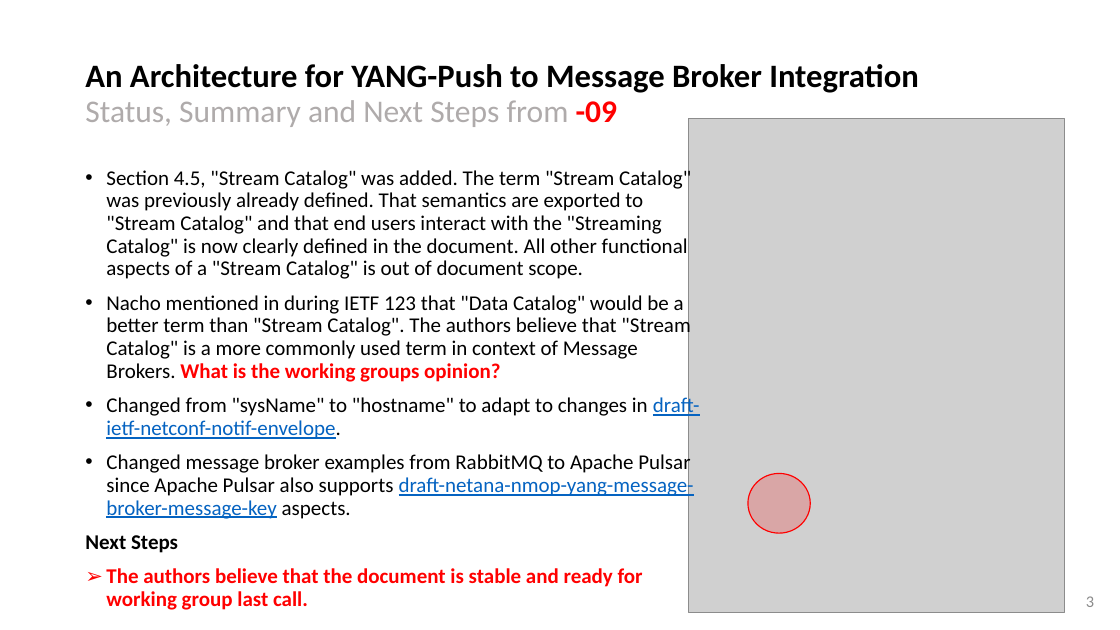
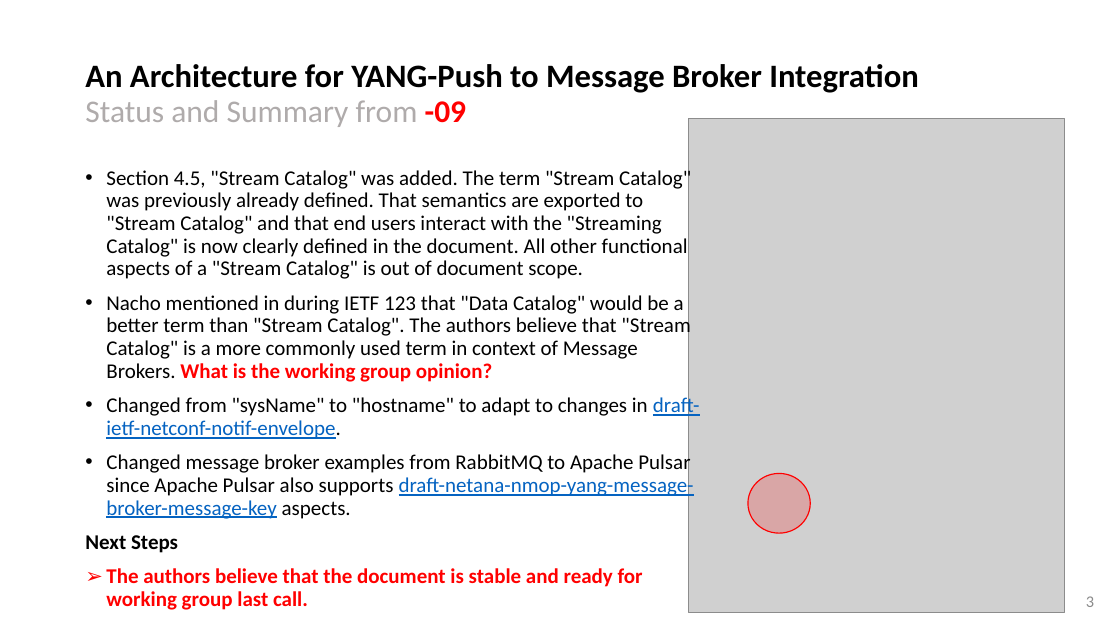
Before and after one commit to network-analytics/ietf-network-analytics-document-status, a slide deck: slide 3 of 124/NMOP/draft-ietf-nmop-yang-message-broker-integration-09.pptx. Drawn at 1120x630 pixels with LibreOffice and Linux fonts; fonts in the diff are those of the drawing; grey boxes stand for pictures. Boxes give left, top, right and bottom in pixels: in the first picture for what was removed or moved away, otherwise in the second. Text is boxed around its words. In the diff, an @@ line names an element or a change of style, - is before the commit and + after.

```diff
--- a/124/NMOP/draft-ietf-nmop-yang-message-broker-integration-09.pptx
+++ b/124/NMOP/draft-ietf-nmop-yang-message-broker-integration-09.pptx
@@ title at <box>85,64,919,127</box>: text changed @@
-An Architecture for YANG-Push to Message Broker Integration
-Status, Summary and Next Steps from -09
+An Architecture for YANG-Push to Message Broker Integration
+Status and Summary from -09
@@ text at <box>106,295,690,382</box>: text changed @@
-• Nacho mentioned in during IETF 123 that "Data Catalog" would be a better term than "Stream Catalog". The authors believe that "Stream Catalog" is a more commonly used term in context of Message Brokers. What is the working groups opinion?
+• Nacho mentioned in during IETF 123 that "Data Catalog" would be a better term than "Stream Catalog". The authors believe that "Stream Catalog" is a more commonly used term in context of Message Brokers. What is the working group opinion?
```
Also in this commit, not shown: 2 other slides changed, 1 slide added, 12 other files.
